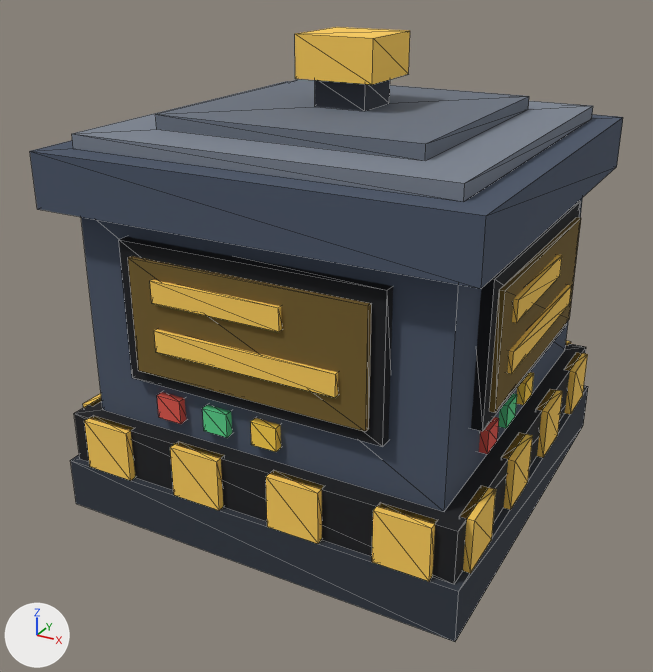
A saved change to the glTF model assets/models/station.glb.
Before and after are seen from a camera (50 mm lens) standing at (1.454, -1.357, 1.281) and looking at (0.48, 0.414, 0.396). Lighting does not change. The marker at lower left points along +X, +Y and +Z. The picture after the commit comes second. Mesh edges are drawn as thin lines.

The scene before the commit, as lines of its bpy script (objects in view):
```python
me_station_body = bpy.data.meshes.new('station_body')
me_station_body.from_pydata(...)  # 416 vertices, 624 faces; spans x 0.0..1.0, y 0.0..1.0, z 0.0..1.094
me_station_body.materials.append(mat_station_dark)  # dark blue #2e3540
me_station_body.materials.append(mat_black)  # black #15171c
me_station_body.materials.append(mat_hazard)  # yellow #ffcf5a
me_station_body.materials.append(mat_station)  # dark blue #4a5568
me_station_body.materials.append(mat_screen)  # dark yellow #735d28
me_station_body.materials.append(mat_glow_screen)  # yellow #ffcf5a
me_station_body.materials.append(mat_led_red)  # red #e0564a
me_station_body.materials.append(mat_led_green)  # green #59d38c
me_station_body.materials.append(mat_led_yellow)  # yellow #ffd24a
me_station_body.materials.append(mat_station_light)  # grey #7d8592
me_station_body.materials.append(mat_case)  # greyish blue #6b7380
me_station_body.materials.append(mat_steel_dark)  # greyish blue #3a3f49
me_station_body.materials.append(mat_glow_lamp)  # yellow #ffcf5a
# before: 408 (0.406, 0.406, 1.0) at pixel (295, 78), 410 (0.406, 0.594, 1.0), 412 (0.594, 0.406, 1.0) at pixel (372, 84), 414 (0.594, 0.594, 1.0) at pixel (408, 74)
ob_body_002 = bpy.data.objects.new('body.002', me_station_body)
ob_body_002.location = (0.0, 0.0, 0.0)
```
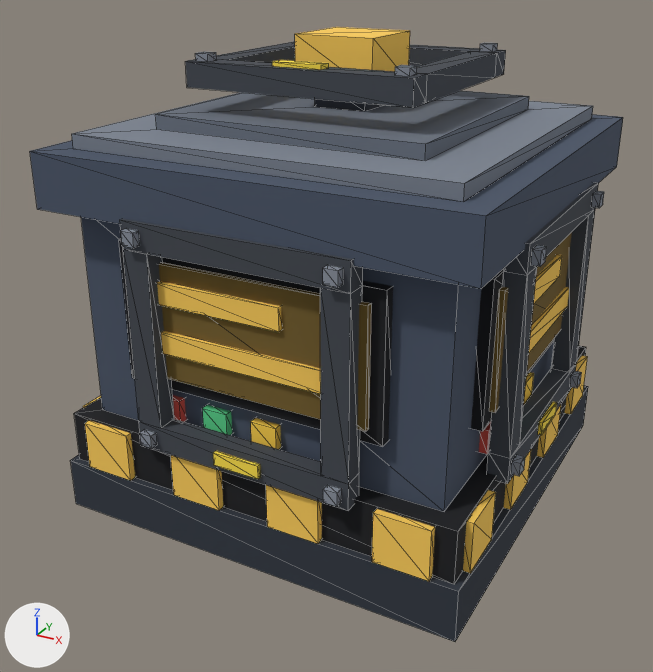
The change, as JSON lines over the scene's bpy script:
```json
{"op": "add", "block": "mat_glow_energy", "code": ["mat_glow_energy = principled_material('glow_energy')", "mat_glow_energy.base_color = (1.0, 0.753, 0.0685)  # yellow #ffe14a", "mat_glow_energy.roughness = 1.0"]}
{"op": "add", "block": "mat_steel", "code": ["mat_steel = principled_material('steel')", "mat_steel.base_color = (0.254, 0.283, 0.337)  # grey #8a919d", "mat_steel.roughness = 1.0"]}
{"op": "add", "block": "mat_case_dark", "code": ["mat_case_dark = principled_material('case_dark')", "mat_case_dark.base_color = (0.0545, 0.063, 0.0782)  # dark grey #42474f", "mat_case_dark.roughness = 1.0"]}
{"block": "me_station_body", "where": "me_station_body.from_pydata(...)  # 416 vertices, 624 faces; spans x 0.0..1.0, y 0.0..1.0, z 0.0..1.094"}
{"block": "me_station_body", "where": "# used by ob_body_002; location = (0.0, 0.0, 0.0)"}
{"block": "me_station_body", "change": "me_station_body part 1: 64 of the vertices in x 0.0..1.0, y 0.0..1.0, z 0.25 are moved by (0.0, 0.0, -0.006)"}
{"block": "me_station_body", "change": "me_station_body part 2"}
{"op": "add", "block": "me_station_body", "code": "for i in [408, 410, 412, 414]: me_station_body.vertices[i].co += Vector((0.0, 0.0, -0.016))"}
{"op": "add", "block": "me_station_link_z", "code": ["me_station_link_z = bpy.data.meshes.new('station_link_z+')", "me_station_link_z.from_pydata(...)  # 64 vertices, 108 faces; spans x 0.238..0.762, y 0.238..0.762, z 0.991..1.061", "# faces by material slot: [48, 48, 12]", "me_station_link_z.materials.append(mat_case_dark)  # dark grey #42474f", "me_station_link_z.materials.append(mat_steel)  # grey #8a919d", "me_station_link_z.materials.append(mat_glow_energy)  # yellow #ffe14a"]}
{"op": "add", "block": "me_station_link_y_1", "code": ["me_station_link_y_1 = bpy.data.meshes.new('station_link_y-')", "me_station_link_y_1.from_pydata(...)  # 72 vertices, 108 faces; spans x 0.238..0.763, y -0.028..0.038, z 0.238..0.762", "# faces by material slot: [48, 48, 12]", "me_station_link_y_1.materials.append(mat_case_dark)  # dark grey #42474f", "me_station_link_y_1.materials.append(mat_steel)  # grey #8a919d", "me_station_link_y_1.materials.append(mat_glow_energy)  # yellow #ffe14a"]}
{"op": "add", "block": "me_station_link_x", "code": ["me_station_link_x = bpy.data.meshes.new('station_link_x+')", "me_station_link_x.from_pydata(...)  # 64 vertices, 108 faces; spans x 0.962..1.028, y 0.238..0.762, z 0.238..0.762", "# faces by material slot: [48, 48, 12]", "me_station_link_x.materials.append(mat_case_dark)  # dark grey #42474f", "me_station_link_x.materials.append(mat_steel)  # grey #8a919d", "me_station_link_x.materials.append(mat_glow_energy)  # yellow #ffe14a"]}
{"op": "add", "block": "ob_link_z", "code": ["ob_link_z = bpy.data.objects.new('link_z+', me_station_link_z)", "ob_link_z.location = (0.0, 0.0, 0.0)"]}
{"op": "add", "block": "ob_link_y_1", "code": ["ob_link_y_1 = bpy.data.objects.new('link_y-', me_station_link_y_1)", "ob_link_y_1.location = (0.0, 0.0, 0.0)"]}
{"op": "add", "block": "ob_link_x", "code": ["ob_link_x = bpy.data.objects.new('link_x+', me_station_link_x)", "ob_link_x.location = (0.0, 0.0, 0.0)"]}
```

Location of each change, [x1, y1, x2, y2] in pixels of the pictures (653 x 672 px; the box of a moved part takes in the faces that stretch with it):
```json
{"object": "link_y-", "change": "added", "after": [120, 219, 363, 511], "faces in mat_case_dark (dark grey #42474f)": [120, 219, 363, 511], "faces in mat_steel (grey #8a919d)": [120, 228, 343, 507], "faces in mat_glow_energy (yellow #ffe14a)": [213, 451, 261, 479]}
{"object": "link_x+", "change": "added", "after": [487, 182, 604, 484], "faces in mat_case_dark (dark grey #42474f)": [487, 182, 598, 484], "faces in mat_steel (grey #8a919d)": [511, 191, 604, 476], "faces in mat_glow_energy (yellow #ffe14a)": [538, 402, 557, 435]}
{"object": "link_z+", "change": "added", "after": [185, 42, 506, 108], "faces in mat_case_dark (dark grey #42474f)": [185, 42, 506, 108], "faces in mat_steel (grey #8a919d)": [195, 43, 498, 76], "faces in mat_glow_energy (yellow #ffe14a)": [272, 60, 329, 70]}
{"part": 1, "of": "me_station_body", "change": "moved or reshaped", "before": [83, 341, 588, 581], "after": [83, 355, 588, 581]}
{"part": 2, "of": "me_station_body", "change": "moved or reshaped", "before": [295, 31, 410, 85], "after": [295, 31, 410, 71]}
```
